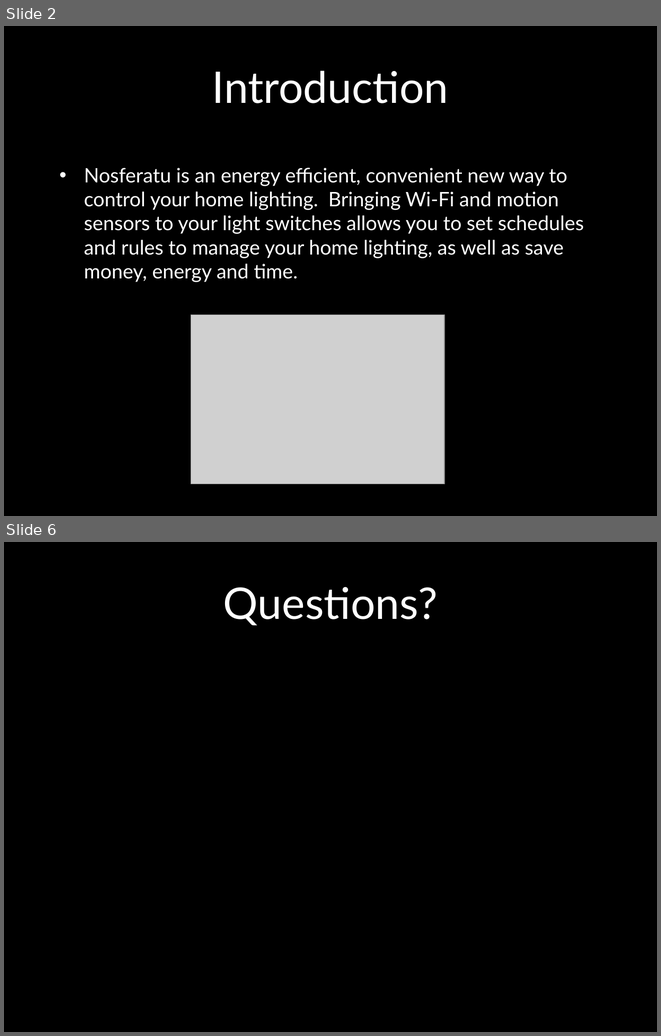
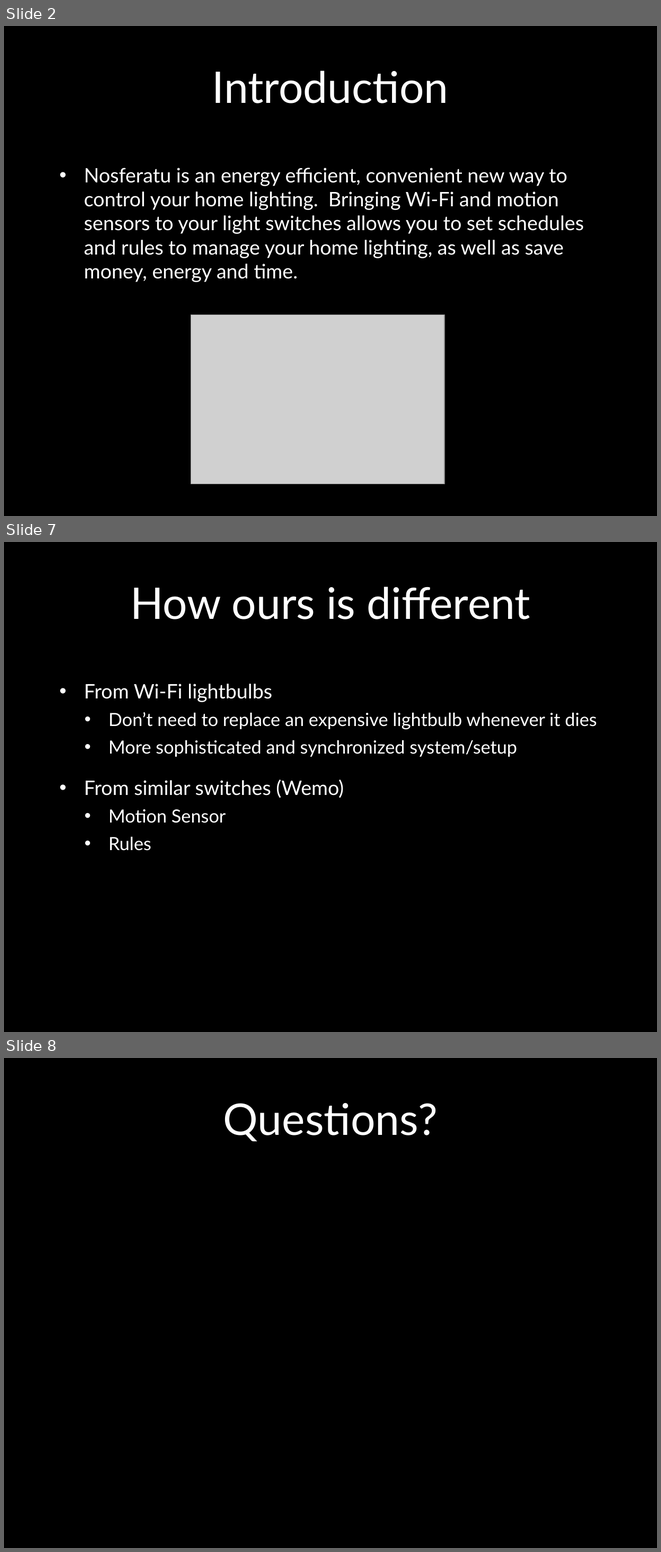
Before and after one commit to cojoigo/Capstone, a slide deck: Presentation.pptx. Shown one above the other, each under a label of ours: slides 2 and 6 before the commit, slides 2, 7 and 8 after it; the slides between them are not shown. The pictures are 661x1036 and 661x1552 pixels, drawn with LibreOffice and Linux fonts; fonts in the diff are those of the drawing; grey boxes stand for pictures; background and template pictures are left out. Boxes give left, top, right and bottom in pixels: in the first picture for what was removed or moved away, otherwise in the second. Text is boxed around its words. In the diff, an @@ line names an element or a change of style, - is before the commit and + after.

```diff
--- a/Presentation.pptx
+++ b/Presentation.pptx
@@ slide 7 added at box(4, 542, 657, 1032), background picture (left out) @@
@@ title added at box(130, 587, 531, 619), 48 pt, text #FFFFFF @@
+How ours is different
@@ text added at box(84, 684, 597, 850), 20 pt, text #FFFFFF @@
+• From Wi-Fi lightbulbs
+  • Don’t need to replace an expensive lightbulb whenever it dies
+  • More sophisticated and synchronized system/setup
+• From similar switches (Wemo)
+  • Motion Sensor
+  • Rules
@@ what was slide 6 is now slide 8 @@
```
Also in this commit, not shown: 1 slide changed, 3 other slides added, 2 slides removed, 8 other files.
